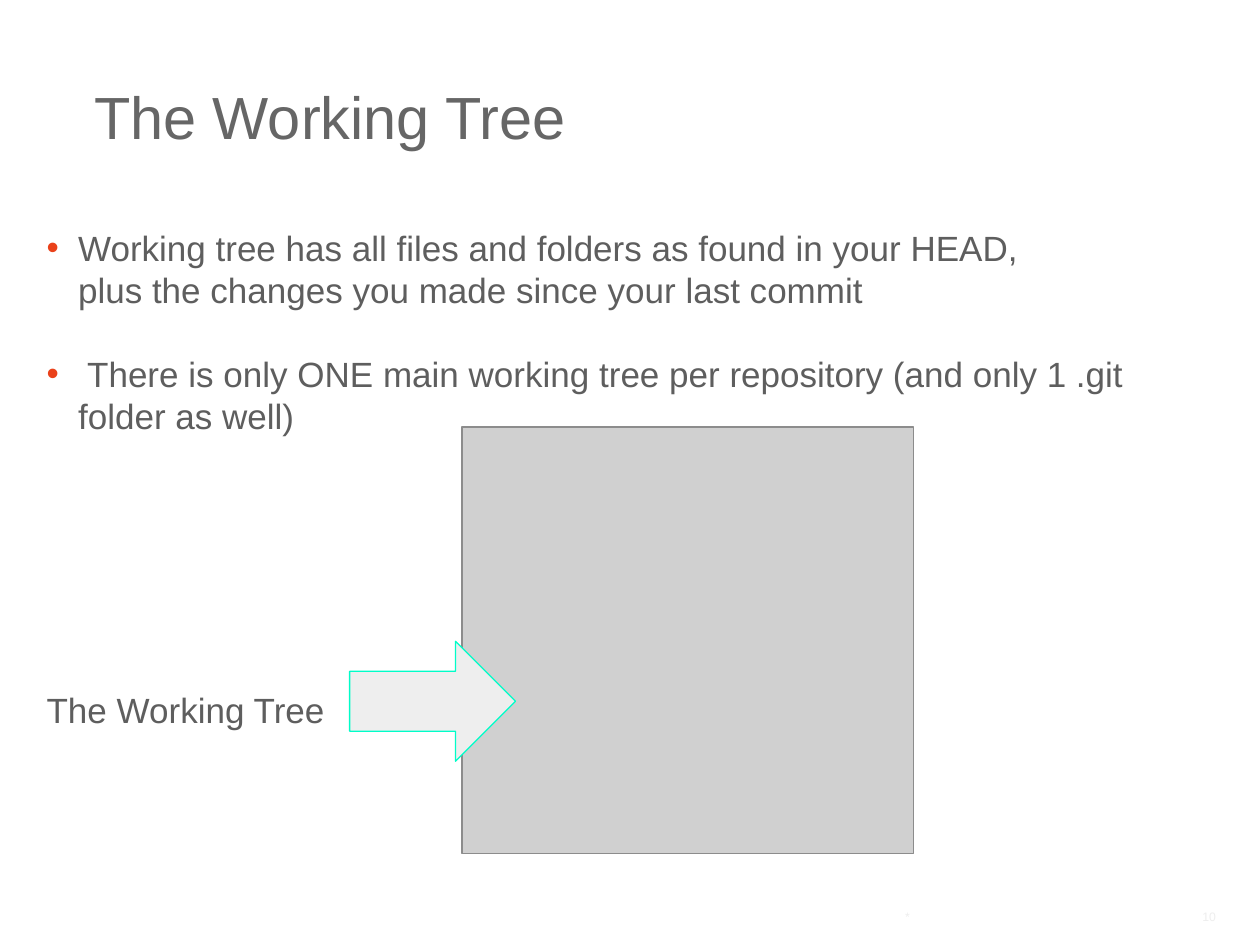
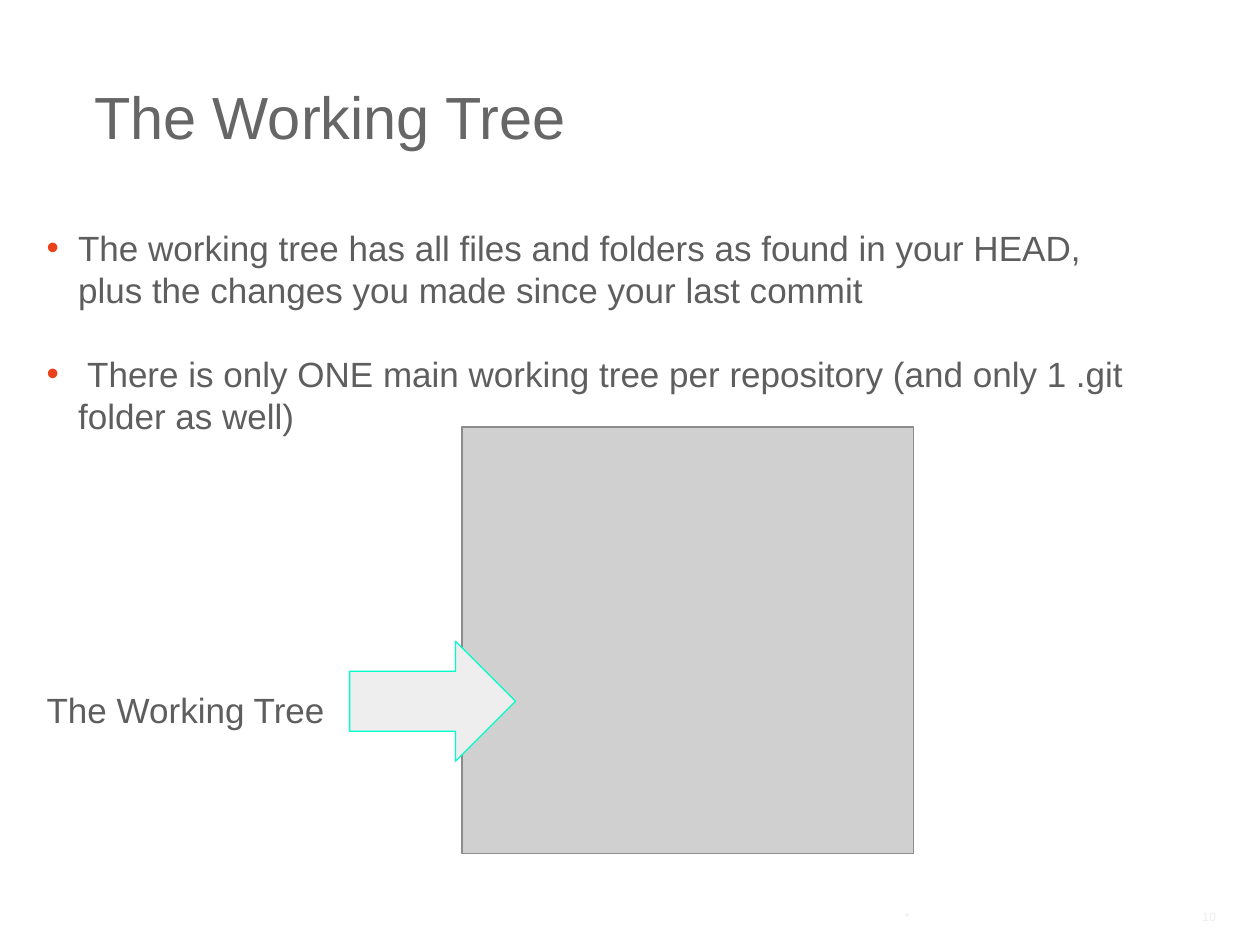
Before and after one commit to ilyaro/mysite, a slide deck: slide 10 of WorkStuff/Courses/Git/Git_General_Training_Lab/Git_General_Training_ap.ppt.pptx. Drawn at 1260x945 pixels with LibreOffice and Linux fonts; fonts in the diff are those of the drawing; grey boxes stand for pictures. Boxes give left, top, right and bottom in pixels: in the first picture for what was removed or moved away, otherwise in the second. Text is boxed around its words. In the diff, an @@ line names an element or a change of style, - is before the commit and + after.

```diff
--- a/WorkStuff/Courses/Git/Git_General_Training_Lab/Git_General_Training_ap.ppt.pptx
+++ b/WorkStuff/Courses/Git/Git_General_Training_Lab/Git_General_Training_ap.ppt.pptx
@@ text at <box>78,235,1080,310</box>: text changed @@
-• Working tree has all files and folders as found in your HEAD,
-  plus the changes you made since your last commit
+• The working tree has all files and folders as found in your HEAD,
+  plus the changes you made since your last commit
```
Also in this commit, not shown: 10 other slides changed, 1 other file.
